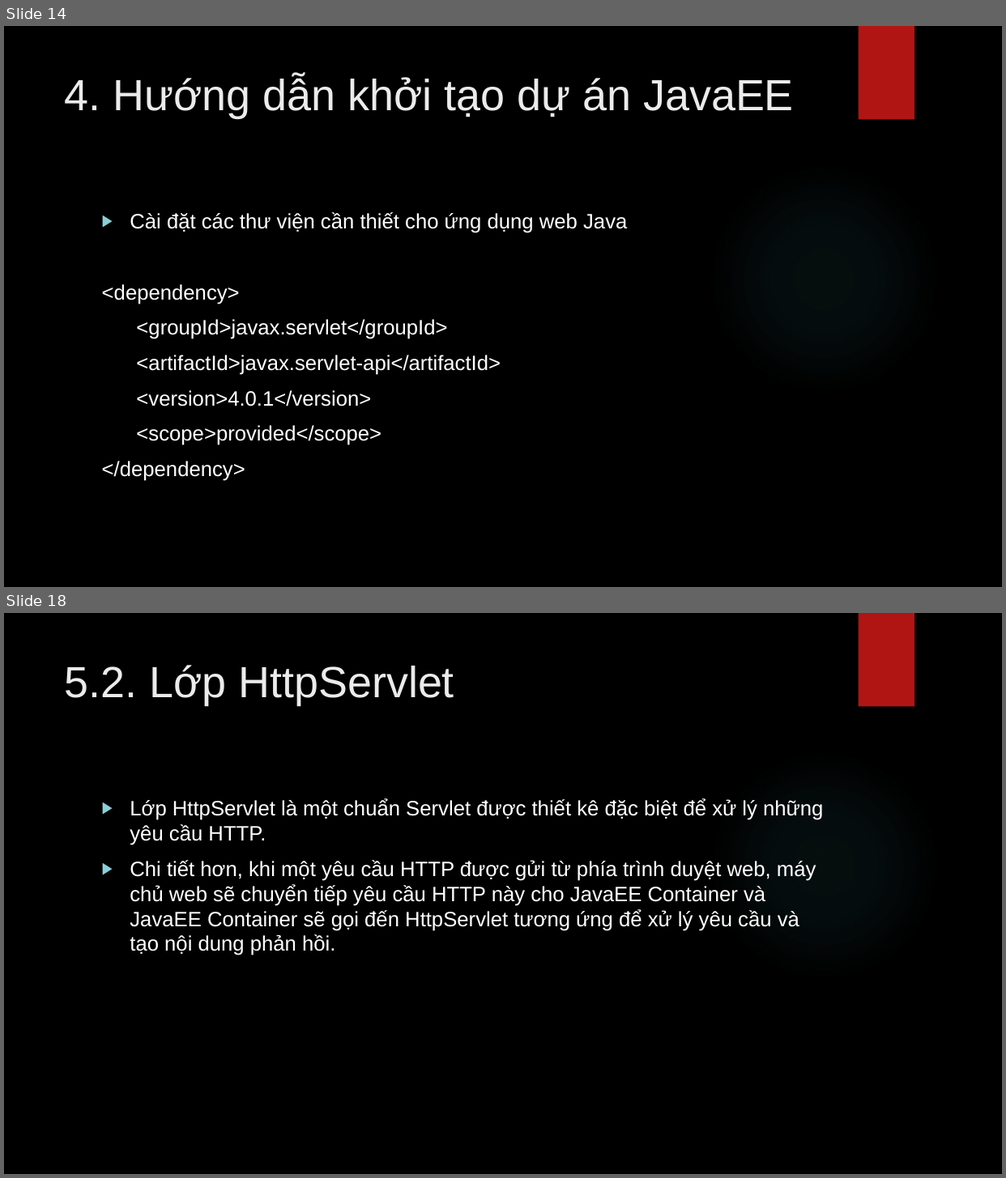
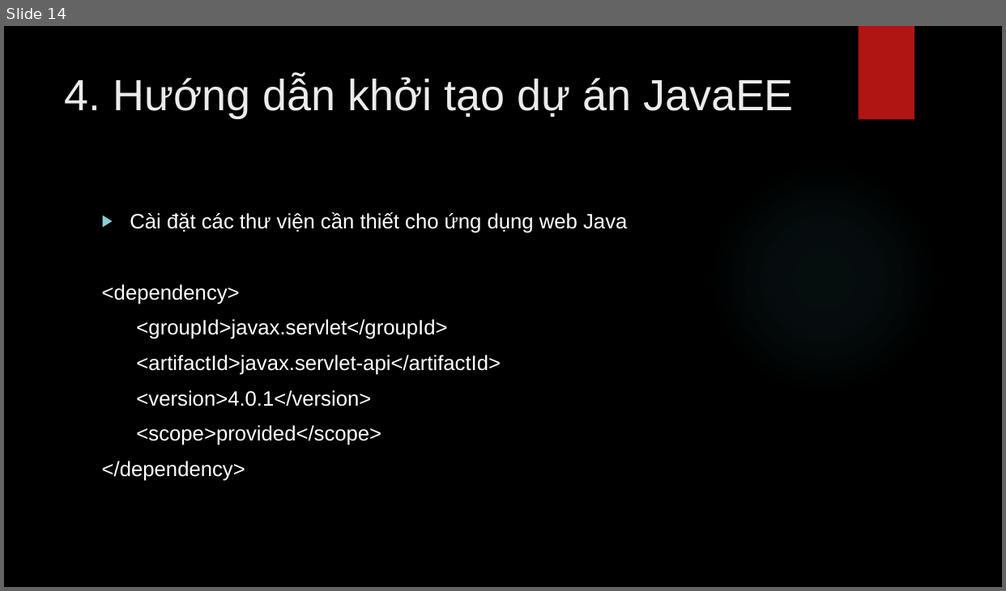
Before and after one commit to lequochai26/GDUTraining_Basic_Java_Web_Development, a slide deck: Slides/Day_7_1.pptx. Shown one above the other, each under a label of ours: slides 14 and 18 before the commit, slide 14 after it; the slides between them are not shown. The pictures are 1006x1178 and 1006x591 pixels, drawn with LibreOffice and Linux fonts; fonts in the diff are those of the drawing; background and template pictures are left out. Boxes give left, top, right and bottom in pixels: in the first picture for what was removed or moved away, otherwise in the second. Text is boxed around its words. In the diff, an @@ line names an element or a change of style, - is before the commit and + after.

```diff
--- a/Slides/Day_7_1.pptx
+++ b/Slides/Day_7_1.pptx
@@ slide 18 removed at [4,613,1002,1174], background picture (left out); not listed: 2 template elements that a slide beside it also shows @@
@@ title removed at [65,665,454,705] @@
-5.2. Lớp HttpServlet
@@ text removed at [130,799,823,956] @@
-▶ Lớp HttpServlet là một chuẩn Servlet được thiết kê đặc biệt để xử lý những yêu cầu HTTP.
-▶ Chi tiết hơn, khi một yêu cầu HTTP được gửi từ phía trình duyệt web, máy chủ web sẽ chuyển tiếp yêu cầu HTTP này cho JavaEE Container và JavaEE Container sẽ gọi đến HttpServlet tương ứng để xử lý yêu cầu và tạo nội dung phản hồi.
```
Also in this commit, not shown: 15 other slides removed, 2 other files.
